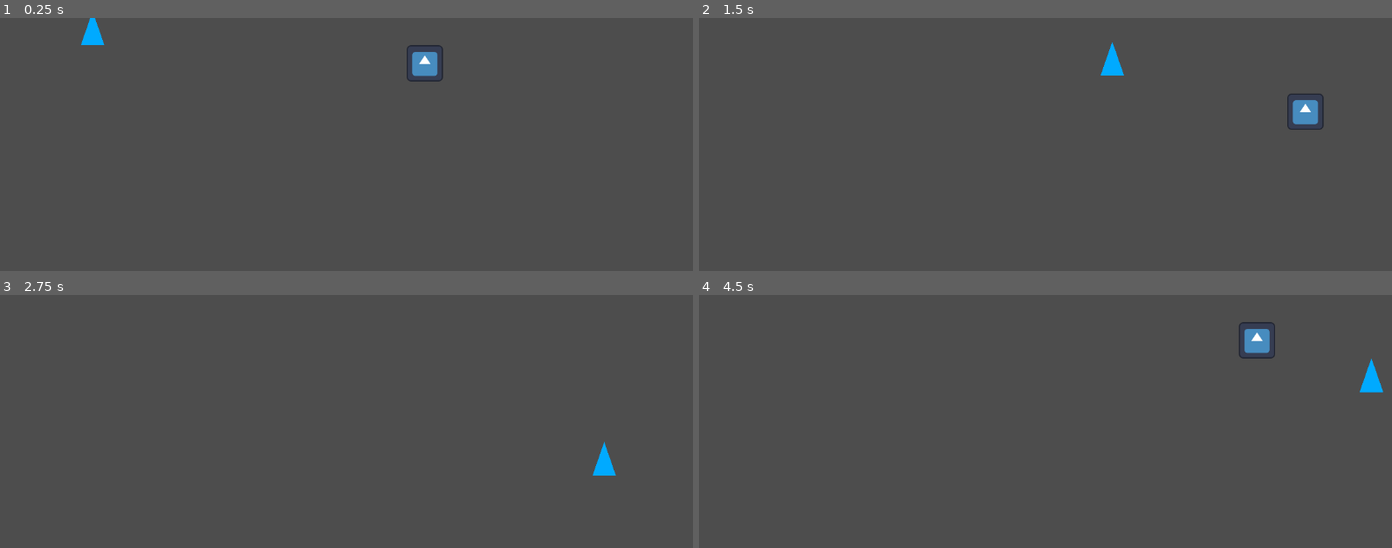
Above: before the commit, frames 1-4 (two rows, left to right).
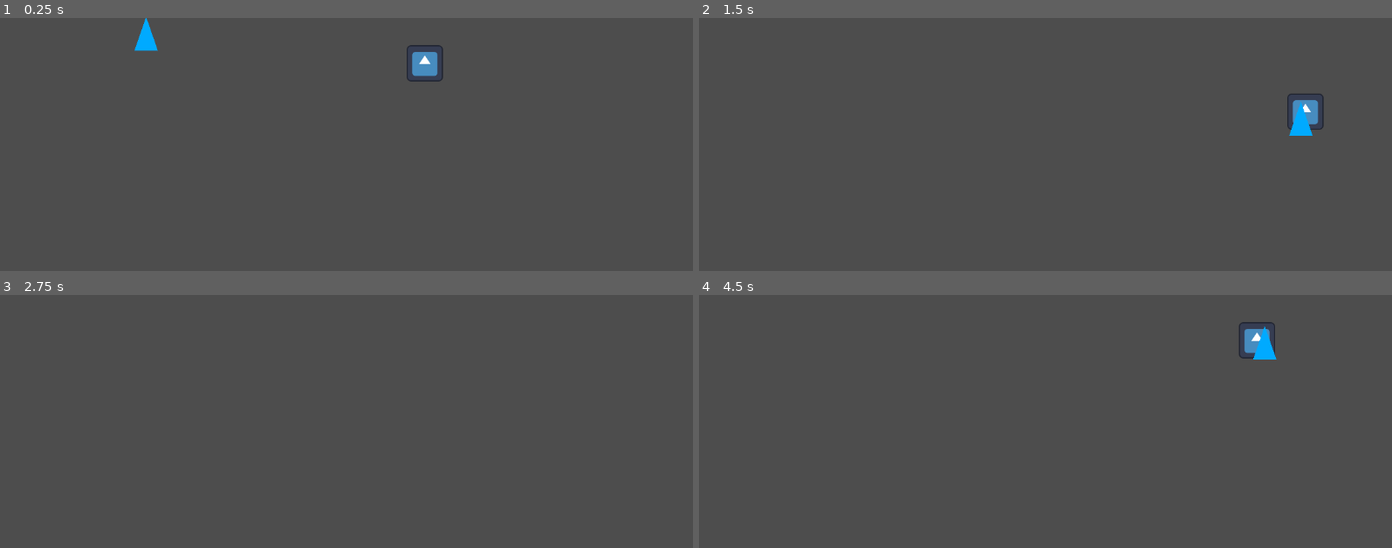
Above: after the commit, the same moments.

Repository: jjca/proyecto-1-ci6450
Game: Godot game, scene res://scenes/main.tscn
Same seed, same stepped clock (60 frames per second), same inputs: the game is played once before the commit and once after it. The engine's default icon, where the game draws it, is replaced by a stand-in: a white triangle on a blue panel in a dark square.
Inputs:
- Up to frame 1 (0.25 s): no input
- Up to frame 2 (1.5 s): hold Right (ui_right) 0.53-1.28 s; hold Down (ui_down) from 1.28 s (still down)
- Up to frame 3 (2.75 s): release Down (ui_down) at 2.03 s; hold Right (ui_right) from 2.03 s (still down)
- Up to frame 4 (4.5 s): release Right (ui_right) at 2.78 s; hold Up (ui_up) 2.78-3.53 s; hold Left (ui_left) from 3.53 s (still down)

The runs differ from the first frame. In frame 1, 0.5% of the frame differs, in the area x 11-23%, y 0-14%; in frame 2, 0.5%; in frame 3, 0.2%; in frame 4, 0.5%, in the area x 79-99%, y 12-39%.

Commit message:
Fix dynamic seek

Diff:
--- a/scripts/dynamic_seek.gd
+++ b/scripts/dynamic_seek.gd
@@ -20,5 +20,6 @@
 
 func getSteering(target,character):
 	var char_velocity : Vector2 = target.position - character.position
-	char_velocity += char_velocity.normalized() * maxAcceleration
+	char_velocity = char_velocity.normalized() * maxAcceleration * maxSpeed
+	character.rotation = 0
 	return char_velocity
